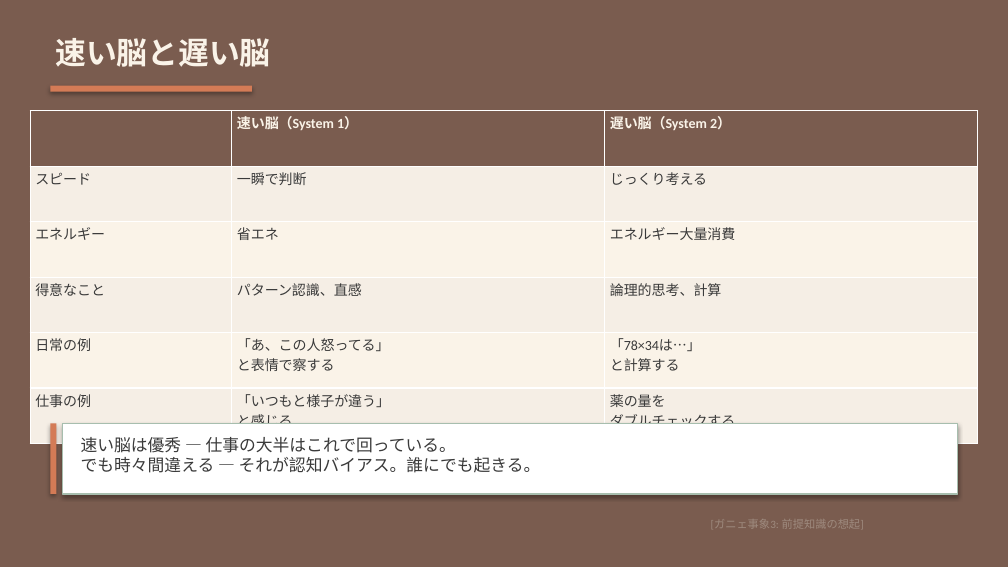
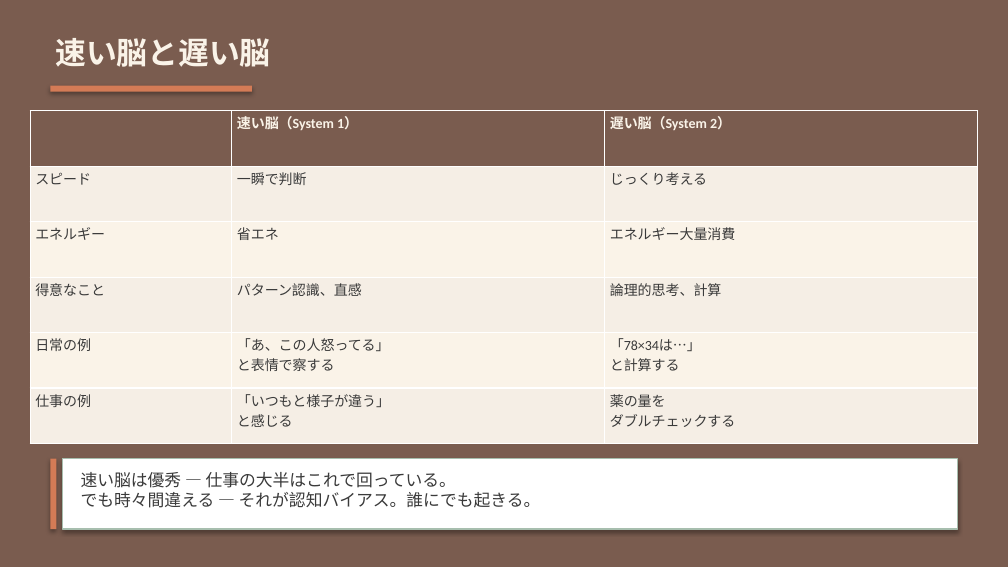
Before and after one commit to Tama831/ai-agent-team-materials, a slide deck: slide 3 of output/education/2026-03-30_cognitive-bias-diagnostic-reasoning/cognitive-bias-diagnostic-reasoning_slides_allstaff.pptx. Drawn at 1008x567 pixels with LibreOffice and Linux fonts; fonts in the diff are those of the drawing. Boxes give left, top, right and bottom in pixels: in the first picture for what was removed or moved away, otherwise in the second. Text is boxed around its words. In the diff, an @@ line names an element or a change of style, - is before the commit and + after.

```diff
--- a/output/education/2026-03-30_cognitive-bias-diagnostic-reasoning/cognitive-bias-diagnostic-reasoning_slides_allstaff.pptx
+++ b/output/education/2026-03-30_cognitive-bias-diagnostic-reasoning/cognitive-bias-diagnostic-reasoning_slides_allstaff.pptx
@@ 2 rectangles, 1 text: place and size @@
-2 rectangles, 1 text at box(50, 423, 958, 494)
+2 rectangles, 1 text at box(50, 459, 958, 529)
@@ text removed at box(711, 519, 864, 528) @@
-[ガニェ事象3: 前提知識の想起]
```
Also in this commit, not shown: 9 other slides changed, 4 other files.
